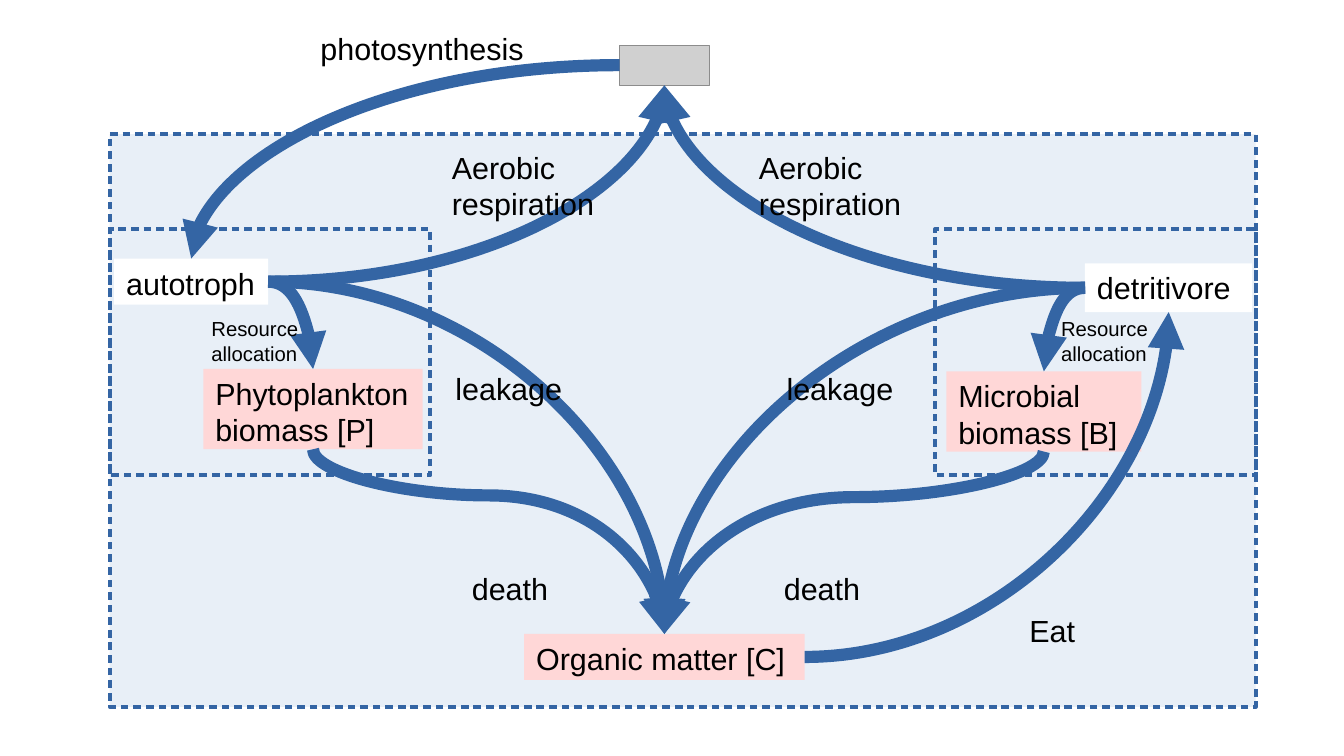
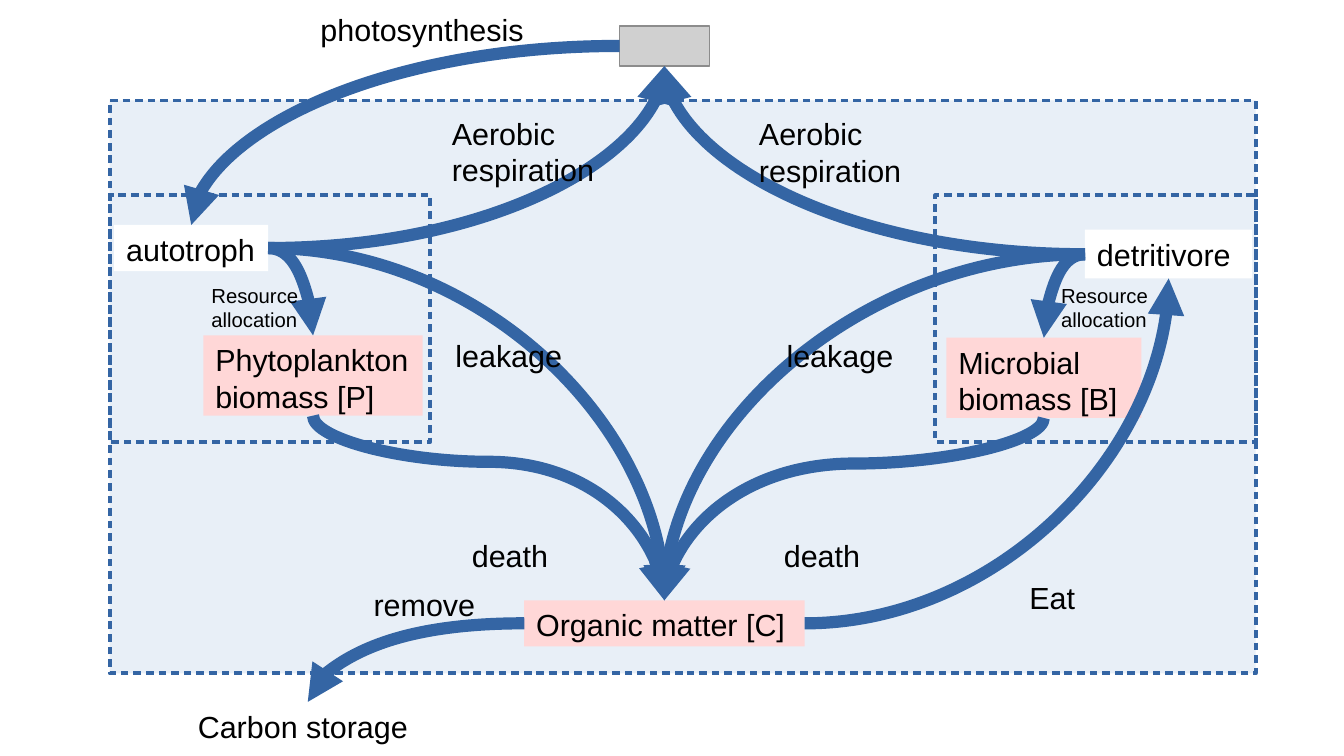
Before and after one commit to ph-u/PhyBac_C-Capture, a slide deck: slide 11 of sandbox/diagrams.odp. Drawn at 1344x756 pixels with LibreOffice and Linux fonts; fonts in the diff are those of the drawing; grey boxes stand for pictures. Boxes give left, top, right and bottom in pixels: in the first picture for what was removed or moved away, otherwise in the second. Text is boxed around its words. In the diff, an @@ line names an element or a change of style, - is before the commit and + after.

```diff
--- a/sandbox/diagrams.odp
+++ b/sandbox/diagrams.odp
@@ text "photosynthesis": place and size @@
-text "photosynthesis" at bbox=[320, 38, 523, 66]
+text "photosynthesis" at bbox=[320, 19, 523, 47]
@@ picture: place and size @@
-picture at bbox=[620, 45, 710, 85]
+picture at bbox=[620, 26, 710, 66]
@@ curved arrow moved from (620, 65) - (191, 259) to (620, 46) - (191, 226) @@
@@ curved arrow moved from (268, 282) - (665, 85) to (268, 249) - (665, 66) @@
@@ curved arrow moved from (1085, 288) - (665, 85) to (1085, 255) - (665, 66) @@
@@ rectangle "detritivore": place and size @@
-rectangle "detritivore" at bbox=[1085, 263, 1253, 312]
+rectangle "detritivore" at bbox=[1085, 231, 1253, 279]
@@ 9 texts, 7 rectangles, 7 curved arrows: place and size @@
-9 texts, 7 rectangles, 7 curved arrows at bbox=[110, 134, 1256, 707]
+9 texts, 7 rectangles, 7 curved arrows at bbox=[110, 100, 1256, 673]
@@ text added at bbox=[374, 599, 476, 622], 18 pt, text #000000 @@
+remove
@@ curved arrow added from (524, 623) to (307, 702), #3465A4 7.2 pt @@
@@ text added at bbox=[198, 716, 408, 744], 18 pt, text #000000 @@
+Carbon storage
```
Also in this commit, not shown: 1 other file.
